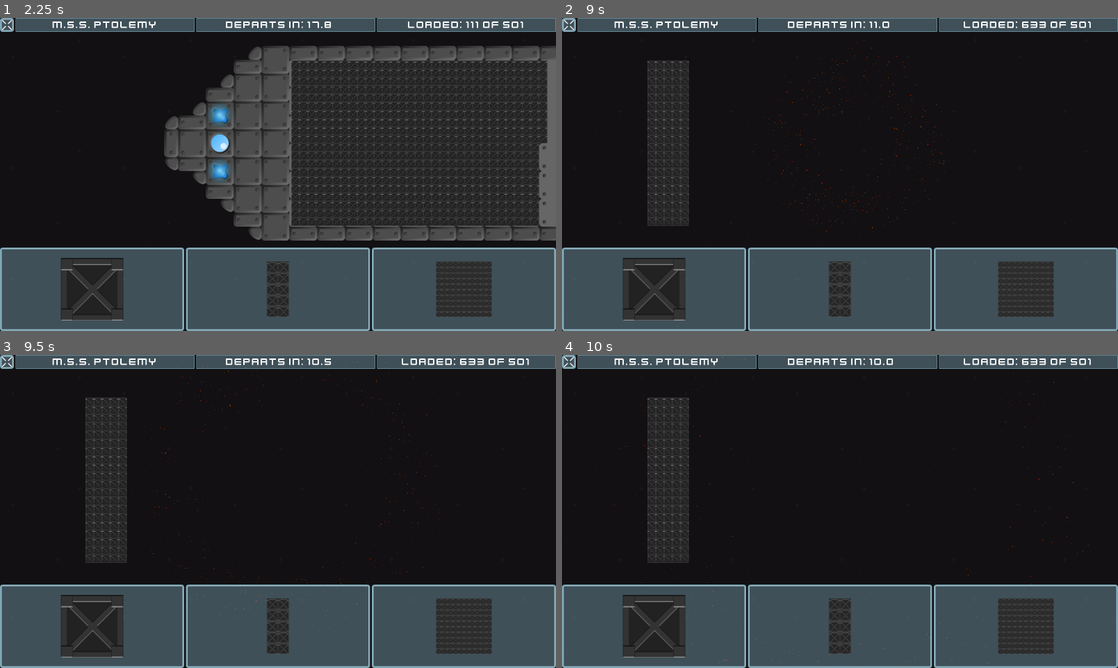
Above: before the commit, frames 1-4 (two rows, left to right).
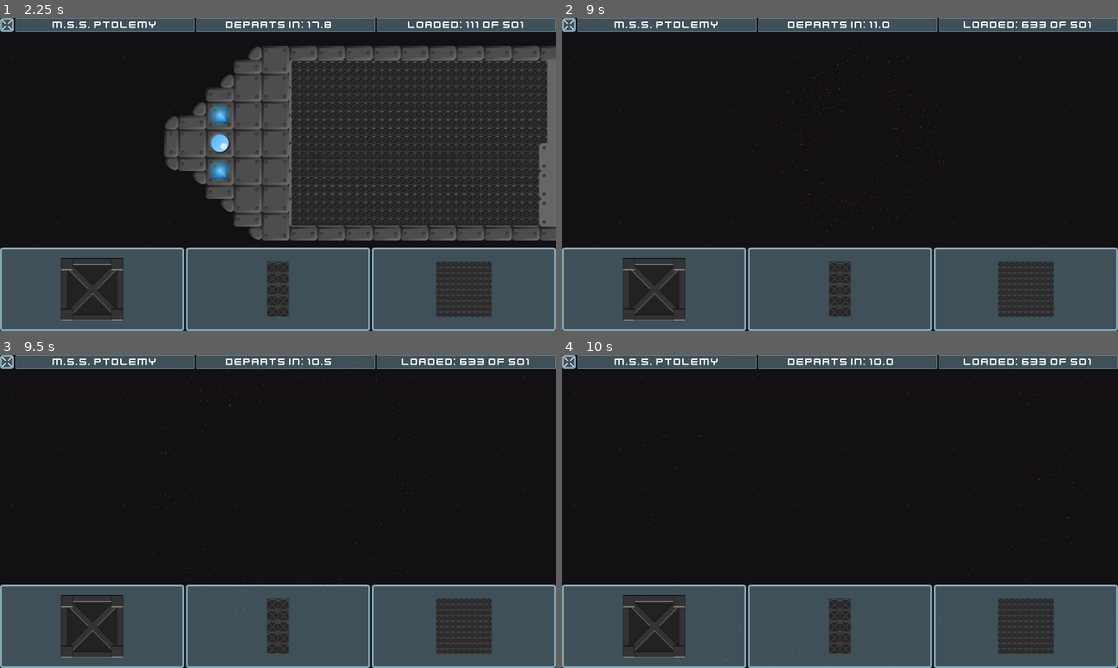
Above: after the commit, the same moments.

Repository: caleb-vincent/space-math
Game: Godot game, scene res://Cargo/Cargo.tscn
Two runs of this game, one before a commit and one after it. Both use one fixed random seed, a clock stepped at 60 frames per second and the inputs below. This scene is started directly instead of the project's main scene.
Inputs (mouse positions are in pixels of both pictures, inside the frame that each line leads up to):
- Up to frame 1 (2.25 s): click (88, 290) at 0.5 s; click (278, 290) at 1.25 s; click (461, 290) at 2 s
- Up to frame 2 (9 s): click (650, 290) at 2.75 s; click (840, 290) at 3.5 s; click (1023, 290) at 4.25 s; click (650, 290) at 5 s; click (840, 290) at 5.75 s; click (1023, 290) at 6.5 s; tap Enter at 7.25, 8.75 s; move the mouse to (962, 158) at 7.27 s; click (962, 158) at 7.42 s; tap Space at 8 s; drag from (728, 190) to (812, 237) at 8.02 s; move the mouse to (895, 105) at 8.77 s; click (895, 105) at 8.92 s
- Up to frame 3 (9.5 s): no input
- Up to frame 4 (10 s): drag from (812, 574) to (673, 464) at 9.52 s

Frame 1 is identical in both runs. In frame 2, 2.0% of the frame differs, in the area x 15-23%, y 13-67%; in frame 3, 2.0%; in frame 4, 2.0%.

Commit message:
Better Cargo Placing ship respawn

Diff:
--- a/Cargo/CargoHud.tscn
+++ b/Cargo/CargoHud.tscn
@@ -153,9 +153,9 @@
 anchor_top = 0.5
 anchor_right = 0.5
 anchor_bottom = 0.5
-margin_left = -128.0
+margin_left = -130.0
 margin_top = -96.0
-margin_right = 128.0
+margin_right = 130.0
 margin_bottom = 96.0
 rect_min_size = Vector2( 256, 128 )
 rect_scale = Vector2( 0.983207, 0.982283 )
--- a/Cargo/Ship.tscn
+++ b/Cargo/Ship.tscn
@@ -26,10 +26,10 @@
 			_destruct()
 			break
 		var new_box = CargoBox.instance()
-		var pos = $CargoOrigin.position
+		var pos = $Sprite/CargoOrigin.position
 		new_box.position = Vector2(pos.x + int(cargoCount / ROWS) % COLUMNS * gridSize, pos.y + int(cargoCount % ROWS) * gridSize)
 		new_box.add_to_group(\"cargoBoxes\")
-		add_child(new_box)
+		$Sprite.add_child(new_box)
 		cargoCount += 1
 
 func _setCargo(count : int) -> void:
@@ -46,7 +46,6 @@
 	$Sprite.visible = false
 	$DestructionTimer.start()
 	$DescructionParticles.emitting = true
-	_clearCargo()
 
 
 func _on_shipGone() -> void:
@@ -67,12 +66,8 @@
 script = SubResource( 1 )
 
 [node name="VisibilityNotifier2D" type="VisibilityNotifier2D" parent="."]
-visible = false
 position = Vector2( 651, 283 )
 scale = Vector2( 75.5, 22.9 )
-
-[node name="CargoOrigin" type="Node2D" parent="."]
-position = Vector2( 208.039, 107.588 )
 
 [node name="NoseCollision" type="CollisionShape2D" parent="."]
 position = Vector2( -94, 288.195 )
@@ -81,6 +76,9 @@
 [node name="Sprite" type="Sprite" parent="."]
 position = Vector2( 656, 288 )
 texture = ExtResource( 1 )
+
+[node name="CargoOrigin" type="Node2D" parent="Sprite"]
+position = Vector2( -447.961, -180.412 )
 
 [node name="CPUParticles2D" type="CPUParticles2D" parent="Sprite"]
 position = Vector2( 696, -127.16 )
@@ -148,5 +146,6 @@
 [node name="DestructionTimer" type="Timer" parent="."]
 wait_time = 3.0
 one_shot = true
+[connection signal="screen_exited" from="VisibilityNotifier2D" to="." method="_on_shipGone"]
 [connection signal="viewport_exited" from="VisibilityNotifier2D" to="." method="_on_shipGone"]
 [connection signal="timeout" from="DestructionTimer" to="." method="_on_shipGone"]
Not shown: 3 places in Cargo/Cargo.tscn that only renumber resources
